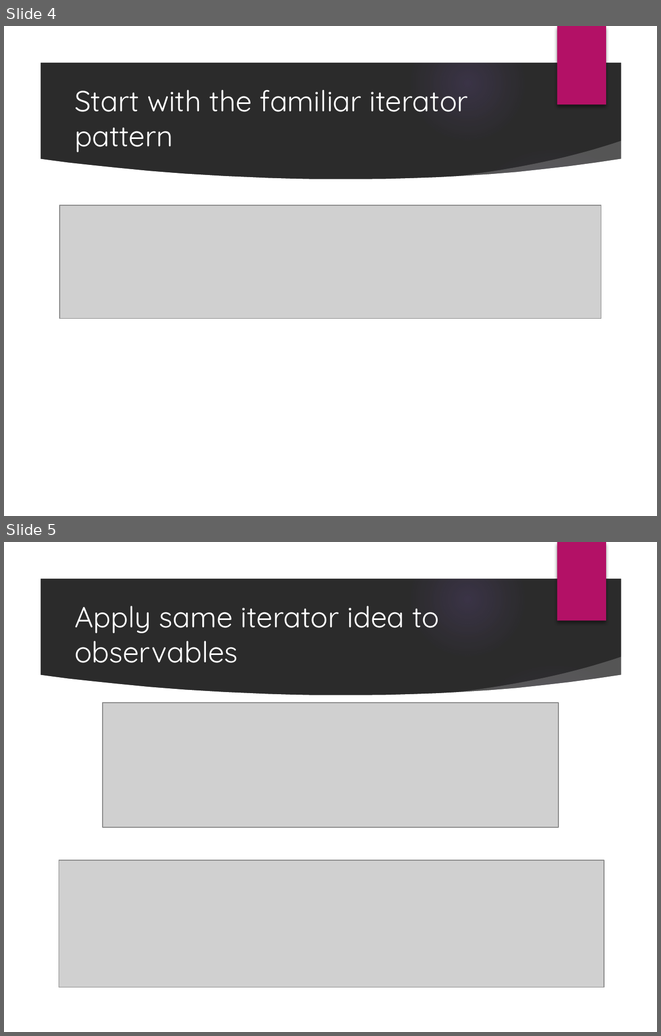
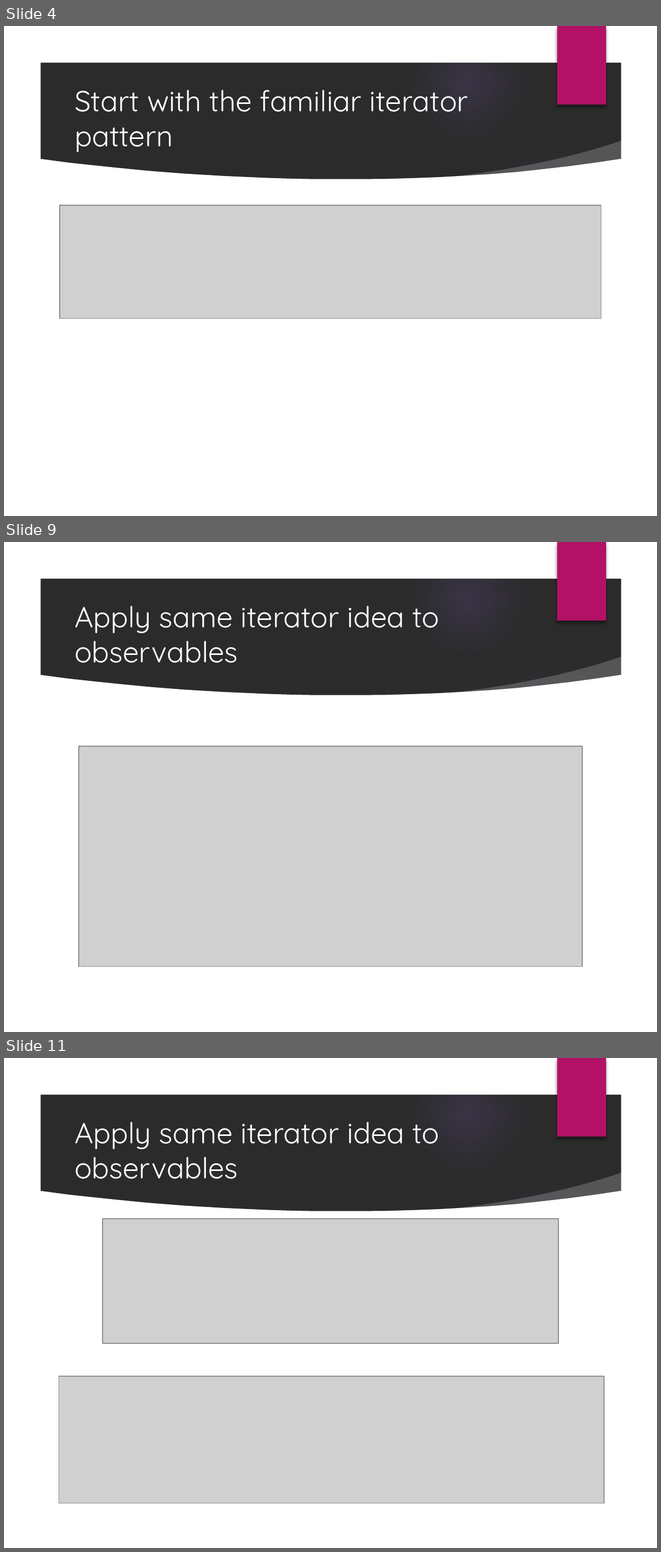
Before and after one commit to PureWeen/DevDays_20171116, a slide deck: DenverDevDays20171116.pptx. Shown one above the other, each under a label of ours: slides 4 and 5 before the commit, slides 4, 9 and 11 after it; the slides between them are not shown. The pictures are 661x1036 and 661x1552 pixels, drawn with LibreOffice and Linux fonts; fonts in the diff are those of the drawing; grey boxes stand for pictures; background and template pictures are left out; a plain dark background stands for a picture behind light text. Boxes give left, top, right and bottom in pixels: in the first picture for what was removed or moved away, otherwise in the second. Text is boxed around its words. In the diff, an @@ line names an element or a change of style, - is before the commit and + after.

```diff
--- a/DenverDevDays20171116.pptx
+++ b/DenverDevDays20171116.pptx
@@ slide 9 added at (4, 542, 657, 1032), background picture (left out); not listed: 9 template elements that a slide beside it also shows @@
@@ title added at (74, 606, 440, 663), 24 pt, text #FFFFFF @@
+Apply same iterator idea to observables
@@ picture added at (79, 746, 582, 966) @@
@@ what was slide 5 is now slide 11 @@
```
Also in this commit, not shown: 3 slides changed, 5 other slides added, 1 slide removed, 14 other files.
